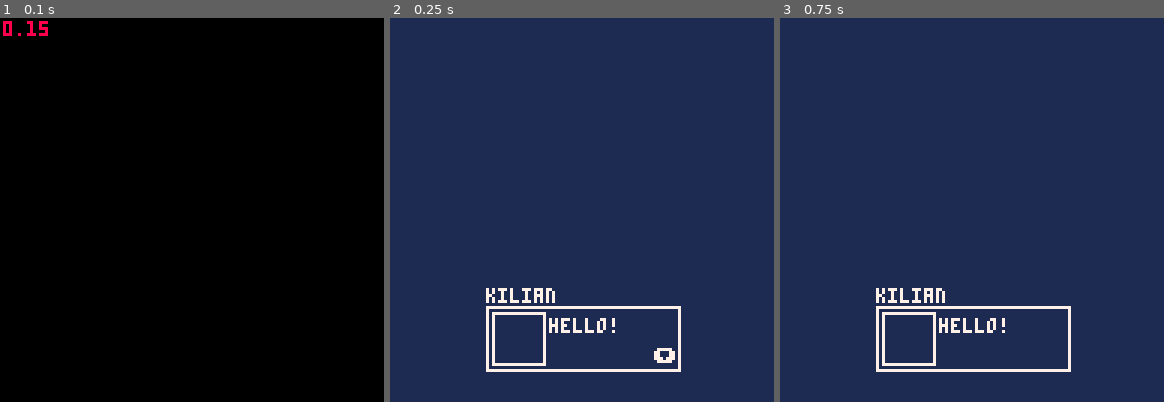
Above: before the commit, frames 1-3 (left to right).
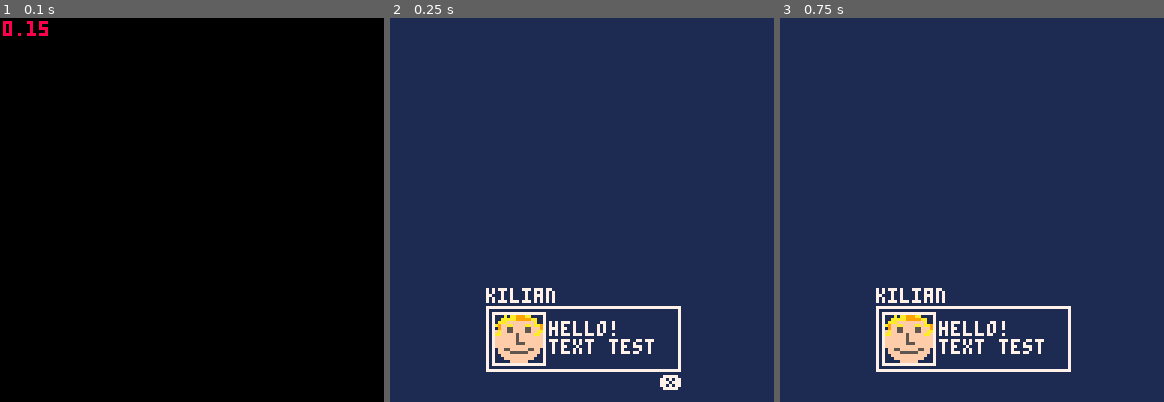
Above: after the commit, the same moments.

Repository: karjona/ondatra
Game: PICO-8 cartridge ondatra.p8
Two runs of this game, one before a commit and one after it. Both use one fixed random seed, a clock stepped at 60 frames per second and the inputs below.
Inputs:
- Up to frame 1 (0.1 s): no input
- Up to frame 2 (0.25 s): no input
- Up to frame 3 (0.75 s): no input

Frame 1 is identical in both runs. In frame 2, 2.3% of the frame differs, in the area x 27-76%, y 77-97%; in frame 3, 2.0%.

Commit message:
Update radio UI and say function

Diff:
--- a/ondatra.p8
+++ b/ondatra.p8
@@ -7,9 +7,19 @@
 
 #include src/utilities/say.lua
 __gfx__
-00000000000000000000000000000000000000000000000000000000000000000000000000000000000000000000000000000000000000000000000000000000
-00000000000000000000000000000000000000000000000000000000000000000000000000000000000000000000000000000000000000000000000000000000
-00700700000000000000000000000000000000000000000000000000000000000000000000000000000000000000000000000000000000000000000000000000
-00077000000000000000000000000000000000000000000000000000000000000000000000000000000000000000000000000000000000000000000000000000
-00077000000000000000000000000000000000000000000000000000000000000000000000000000000000000000000000000000000000000000000000000000
-00700700000000000000000000000000000000000000000000000000000000000000000000000000000000000000000000000000000000000000000000000000
+00000000000a0aa999aa000000000000000000000000000000000000000000000000000000000000000000000000000000000000000000000000000000000000
+0000000000aaaaa99999aa0000000000000000000000000000000000000000000000000000000000000000000000000000000000000000000000000000000000
+007007000aaafffffffffa0000000000000000000000000000000000000000000000000000000000000000000000000000000000000000000000000000000000
+00077000a9ffaaffffaafaa900000000000000000000000000000000000000000000000000000000000000000000000000000000000000000000000000000000
+0007700009ff55ffff55fff900000000000000000000000000000000000000000000000000000000000000000000000000000000000000000000000000000000
+00700700faff55ffff55ffaa00000000000000000000000000000000000000000000000000000000000000000000000000000000000000000000000000000000
+00000000aafffff5fffffaaf00000000000000000000000000000000000000000000000000000000000000000000000000000000000000000000000000000000
+00000000fffffff5ffffffff00000000000000000000000000000000000000000000000000000000000000000000000000000000000000000000000000000000
+00000000fffffff5ffffffff00000000000000000000000000000000000000000000000000000000000000000000000000000000000000000000000000000000
+00000000fffffff555ffffff00000000000000000000000000000000000000000000000000000000000000000000000000000000000000000000000000000000
+00000000ffffffffffffffff00000000000000000000000000000000000000000000000000000000000000000000000000000000000000000000000000000000
+000000000ff55ffffff55ff000000000000000000000000000000000000000000000000000000000000000000000000000000000000000000000000000000000
+000000000ffff555555ffff000000000000000000000000000000000000000000000000000000000000000000000000000000000000000000000000000000000
+0000000000ffffffffffff0000000000000000000000000000000000000000000000000000000000000000000000000000000000000000000000000000000000
+00000000000ffffffffff00000000000000000000000000000000000000000000000000000000000000000000000000000000000000000000000000000000000
+0000000000000ffffff0000000000000000000000000000000000000000000000000000000000000000000000000000000000000000000000000000000000000
--- a/src/main.lua
+++ b/src/main.lua
@@ -21,7 +21,7 @@
 
 function start_game()
   radio = {}
-  say("kilian", "hello!", true)
+  say("kilian", "hello!")
   _upd = upd_battle
   _drw = drw_battle
 end
--- a/src/utilities/say.lua
+++ b/src/utilities/say.lua
@@ -13,18 +13,29 @@
 end
 
 function print_radio()
+  local startx = 32
+  local starty = 96
+  local width = 64
+  local height = 21
+  local padding = 2
+  local portraits = 16
+  local messagex = startx + portraits + padding * 2 + 1
+  local messagey = starty + padding * 2 + 1
+
   if #radio > 0 then
-    rect(32, 96, 96, 117, 7) -- outter box
-    rect(34, 98, 51, 115, 7) -- portrait box
-    print(radio[1].actor, 32, 90) -- actor name
-    print(radio[1].message, 53, 100) -- message
+    rect(startx, starty, startx + width, starty + height, 7) -- outter box
+    rect(startx + padding, starty + padding, startx + padding + portraits + 1, starty + padding + portraits + 1, 7) -- portrait box
+    print(radio[1].actor, startx, starty - 6) -- actor name
+    print(radio[1].message, messagex, messagey) -- message
+    print("text test", messagex, messagey + 6) -- message second line
+    spr(1, 35, 99, 2, 2) -- portrait
 
     -- button indicator
     if t() % 1 < 0.5 then
       if radio[1].multipart then
-        print("⬇️", 88, 110)
+        print("⬇️", 90, 119)
       else
-        print("❎", 88, 110)
+        print("❎", 90, 119)
       end
     end
   end
